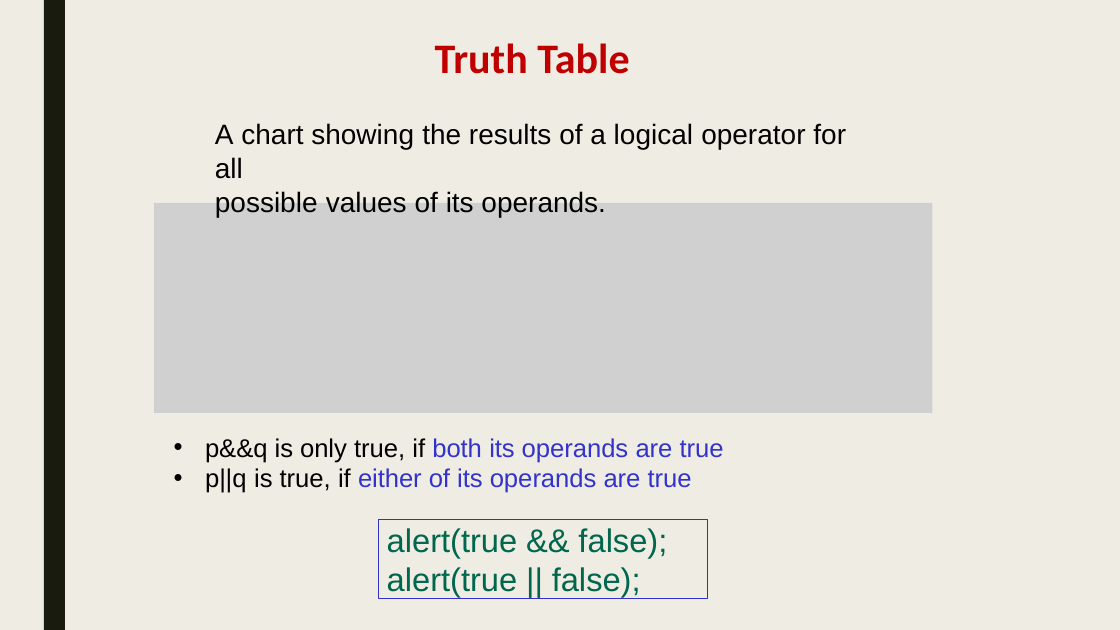
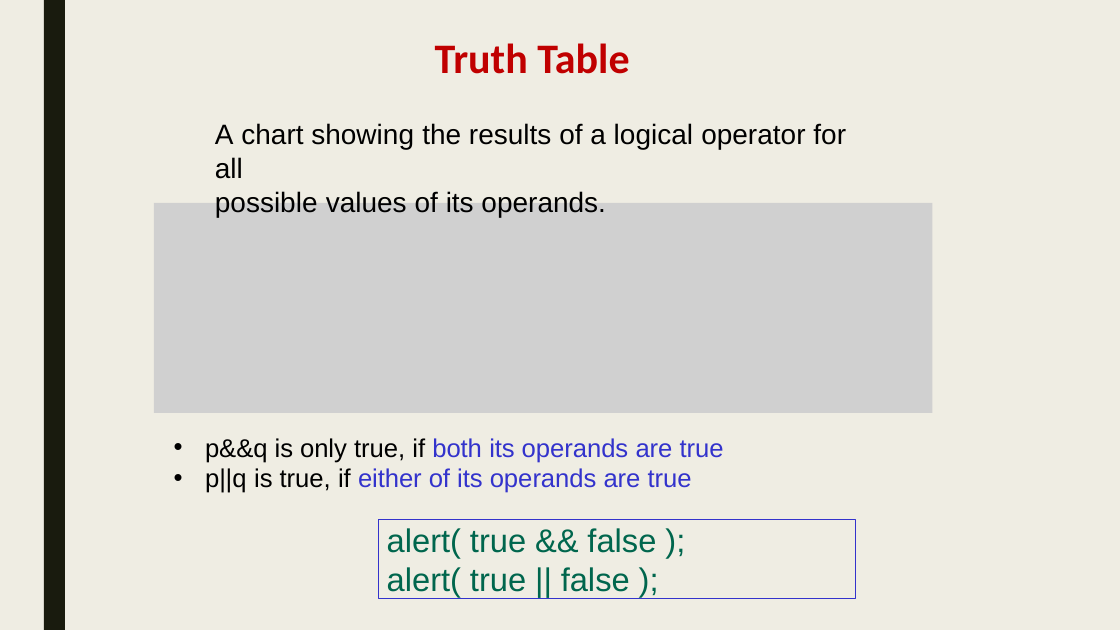
Before and after one commit to sayyidkhan/web_intro_2022, a slide deck: slide 6 of ppt/3_Logic Algo.pptx (slide 5 before the commit). Drawn at 1120x630 pixels with LibreOffice and Linux fonts; fonts in the diff are those of the drawing; grey boxes stand for pictures. Boxes give left, top, right and bottom in pixels: in the first picture for what was removed or moved away, otherwise in the second. Text is boxed around its words. In the diff, an @@ line names an element or a change of style, - is before the commit and + after.

```diff
--- a/ppt/3_Logic Algo.pptx
+++ b/ppt/3_Logic Algo.pptx
@@ rectangle "alert( true && false );": place and size @@
-rectangle "alert( true && false );" at <box>379,519,708,598</box>
+rectangle "alert( true && false );" at <box>379,519,856,598</box>
@@ text in rectangle at <box>387,528,656,597</box>: text changed @@
-alert(true && false); alert(true || false);
+alert( true && false );
+alert( true || false );
```
Also in this commit, not shown: 7 other slides changed, 3 slides added, 44 slides removed, 7 other files.
